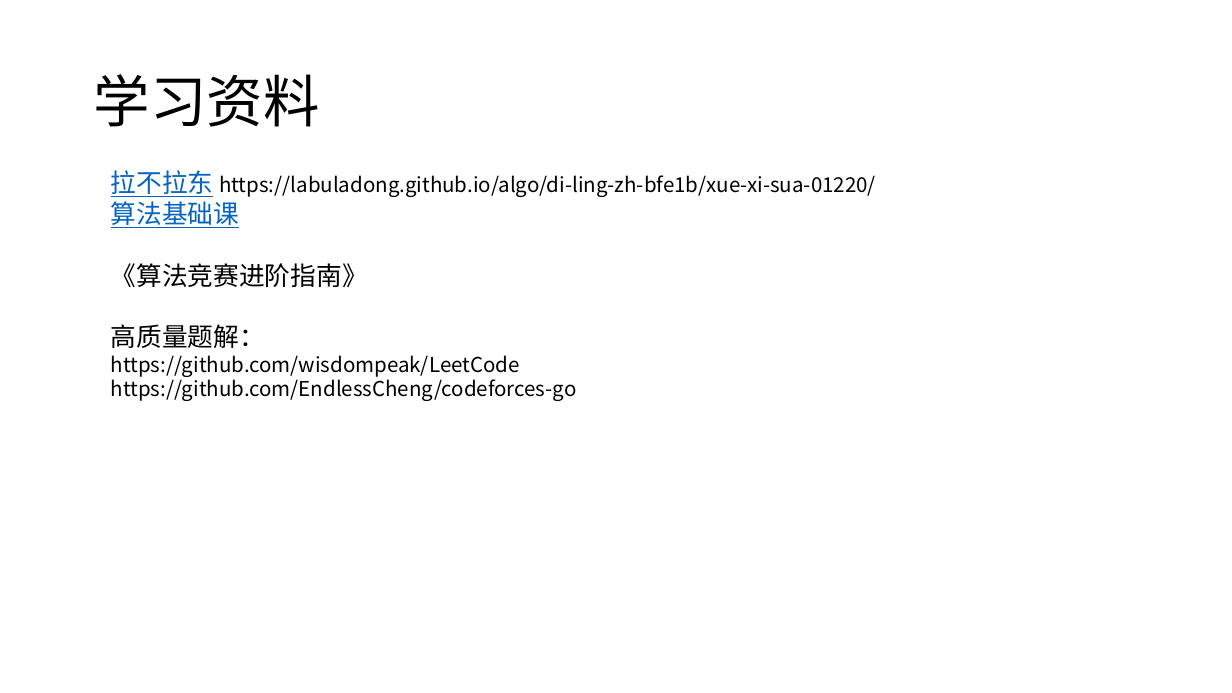
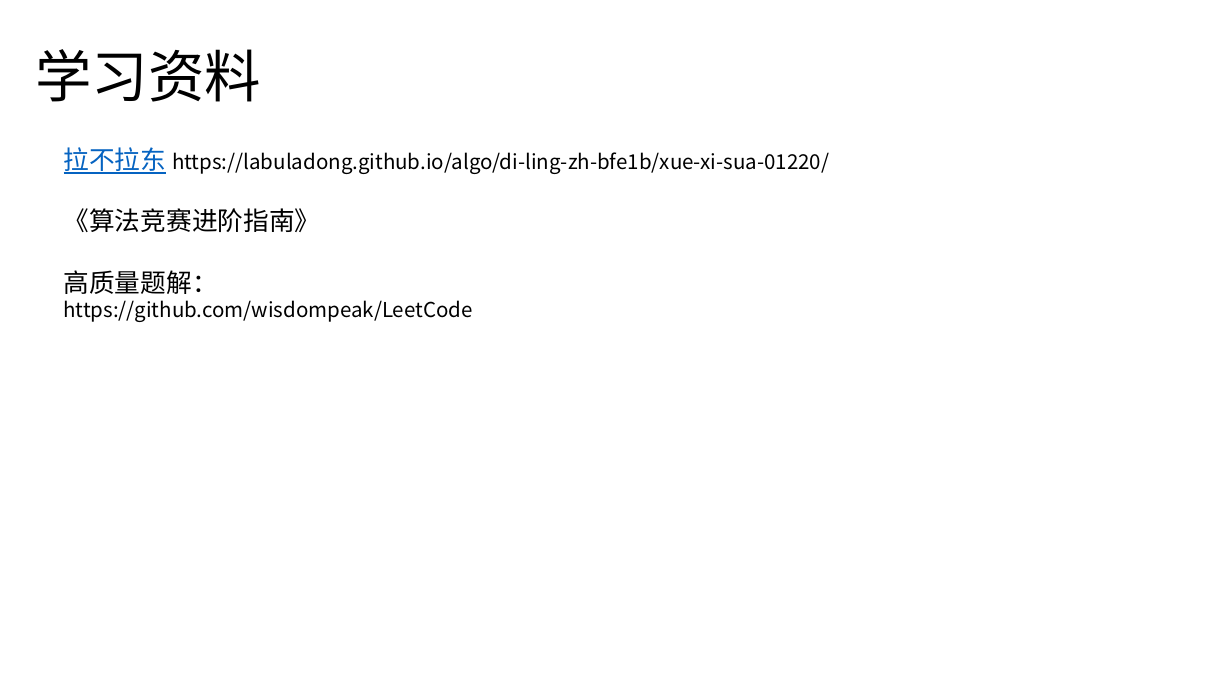
Before and after one commit to aiwujingxin/Algorithms, a slide deck: slide 5 of xmind/刷题指南.pptx (slide 4 before the commit). Drawn at 1232x693 pixels with LibreOffice and Linux fonts; fonts in the diff are those of the drawing. Boxes give left, top, right and bottom in pixels: in the first picture for what was removed or moved away, otherwise in the second. Text is boxed around its words. In the diff, an @@ line names an element or a change of style, - is before the commit and + after.

Commit message:
学习总结.ppt

```diff
--- a/xmind/刷题指南.pptx
+++ b/xmind/刷题指南.pptx
@@ title "学习资料": place and size @@
-title "学习资料" at box(94, 74, 320, 127)
+title "学习资料" at box(35, 49, 261, 102)
@@ text at box(64, 147, 829, 322): text changed @@
-拉不拉东 https://labuladong.github.io/algo/di-ling-zh-bfe1b/xue-xi-sua-01220/
-算法基础课
-《算法竞赛进阶指南》
-高质量题解：
-https://github.com/wisdompeak/LeetCode
-https://github.com/EndlessCheng/codeforces-go
+拉不拉东 https://labuladong.github.io/algo/di-ling-zh-bfe1b/xue-xi-sua-01220/
+《算法竞赛进阶指南》
+高质量题解：
+https://github.com/wisdompeak/LeetCode
```
Also in this commit, not shown: 3 other slides changed, 1 slide added.
